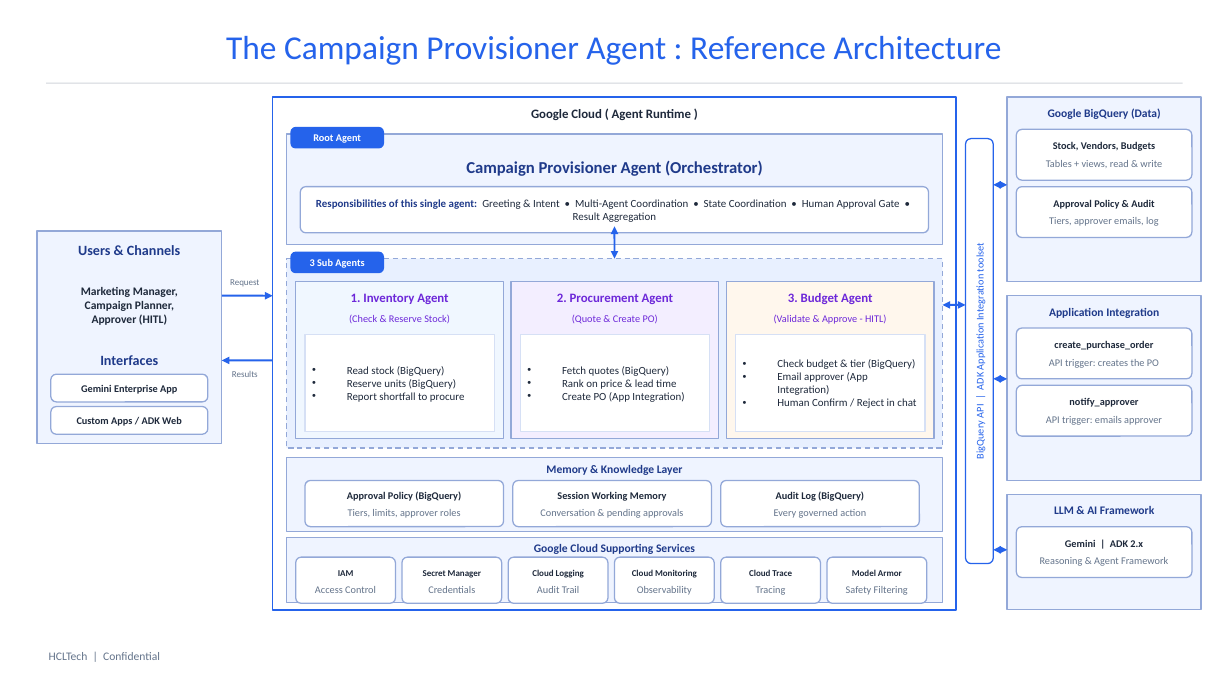
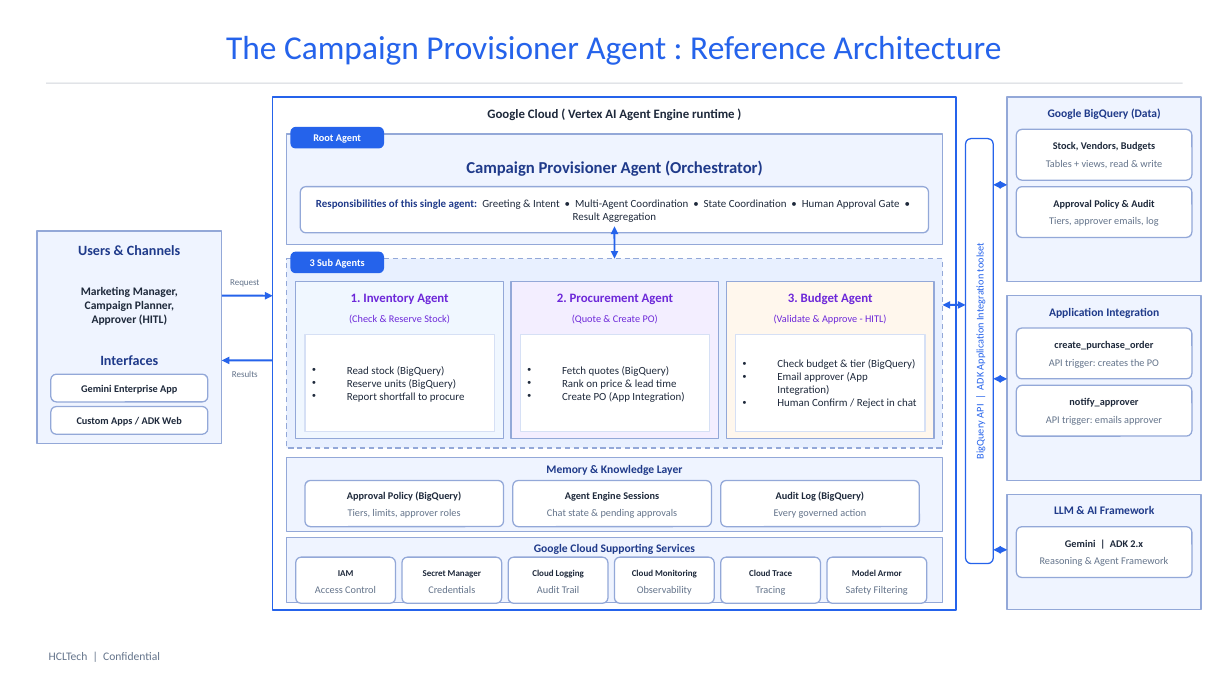
Before and after one commit to DasBalvinderDas/market-campaign-agent, a slide deck: slide 3 of docs/Campaign_Provisioner_Management_Deck.pptx. Drawn at 1232x693 pixels with LibreOffice and Linux fonts; fonts in the diff are those of the drawing. Boxes give left, top, right and bottom in pixels: in the first picture for what was removed or moved away, otherwise in the second. Text is boxed around its words. In the diff, an @@ line names an element or a change of style, - is before the commit and + after.

```diff
--- a/docs/Campaign_Provisioner_Management_Deck.pptx
+++ b/docs/Campaign_Provisioner_Management_Deck.pptx
@@ text at (487,109,734,120): text changed @@
-Google Cloud ( Agent Runtime )
+Google Cloud ( Vertex AI Agent Engine runtime )
@@ text at (547,509,677,518): text changed @@
-Conversation & pending approvals
+Chat state & pending approvals
@@ text at (565,492,659,501): text changed @@
-Session Working Memory
+Agent Engine Sessions
```
Also in this commit, not shown: 11 other files.
